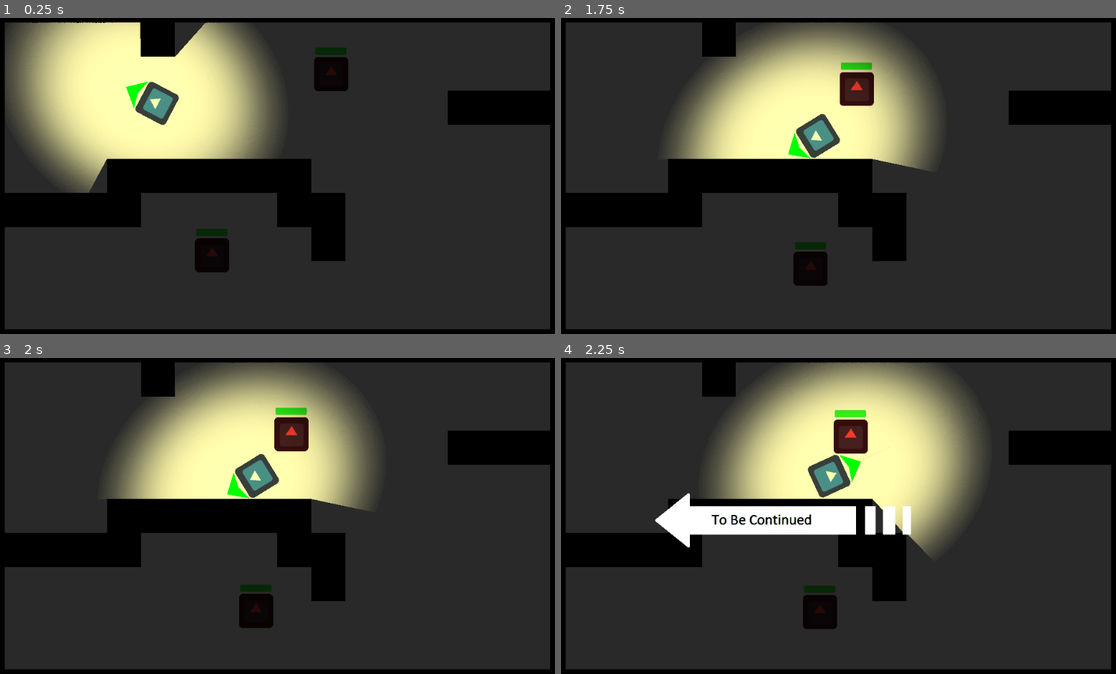
Above: before the commit, frames 1-4 (two rows, left to right).
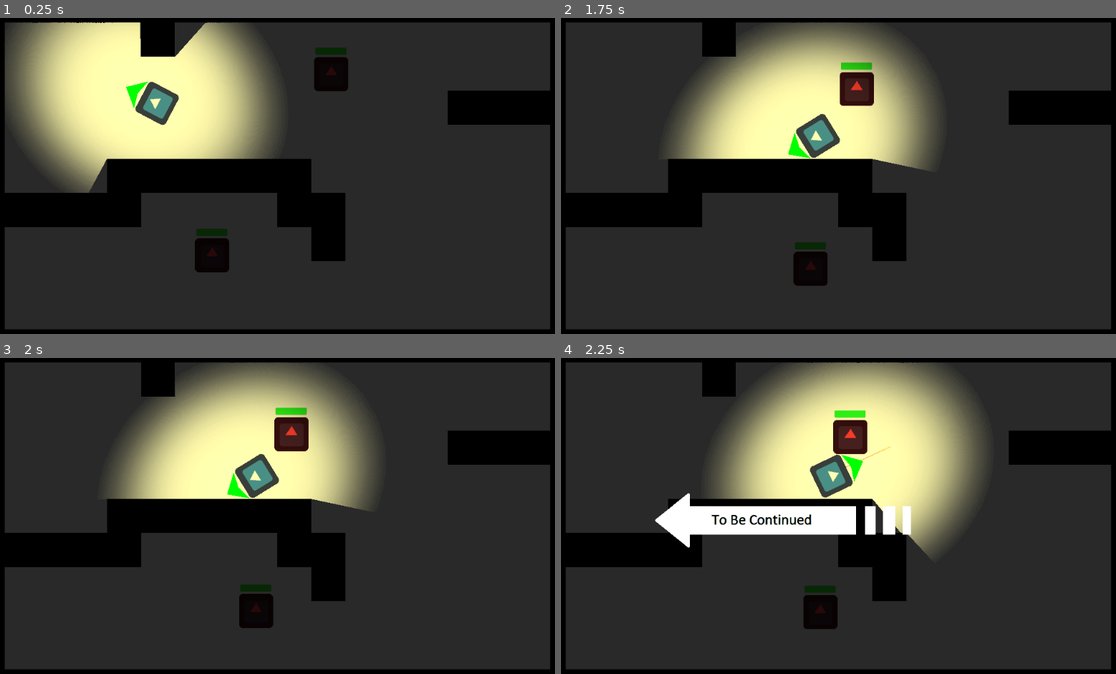
Above: after the commit, the same moments.

Repository: game-prototypes/top-down-godot
Game: Godot game, scene res://scenes/Main.tscn
Same seed, same stepped clock (60 frames per second), same inputs: the game is played once before the commit and once after it. The engine's default icon, where the game draws it, is replaced by a stand-in: a white triangle on a blue panel in a dark square.
Inputs (mouse positions are in pixels of both pictures, inside the frame that each line leads up to):
- Up to frame 1 (0.25 s): no input
- Up to frame 2 (1.75 s): move the mouse to (960, 163) at 0.52 s; hold Right (move_right) 0.53-1.28 s; click (960, 163) at 0.6 s; move the mouse to (716, 198) at 1.27 s; hold S (move_down) from 1.28 s (still down); click (716, 198) at 1.35 s
- Up to frame 3 (2 s): keep holding S (move_down)
- Up to frame 4 (2.25 s): move the mouse to (888, 446) at 2.02 s; release S (move_down) at 2.03 s; hold Right (move_right) from 2.03 s (still down); click (888, 446) at 2.1 s

Frames 1-3 are identical in both runs. In frame 4, 0.5% of the frame differs, in the area x 44-66%, y 1-62%.
Error in both runs: Invalid get index '1' (on base: 'PoolVector2Array'). (res://entities/enemy/enemy.gd:39)

Commit message:
Simplifies enemy scene

Diff:
--- a/entities/enemy/enemy.tscn
+++ b/entities/enemy/enemy.tscn
@@ -16,15 +16,12 @@
 corner_radius_bottom_right = 2
 corner_radius_bottom_left = 2
 
-[sub_resource type="StyleBoxFlat" id=3]
+[sub_resource type="StyleBoxFlat" id=2]
 bg_color = Color( 0, 0, 0, 0.447059 )
 draw_center = false
 
-[sub_resource type="RectangleShape2D" id=4]
-extents = Vector2( 32.0877, 32.6568 )
-
-[sub_resource type="RectangleShape2D" id=1]
-extents = Vector2( 32.7227, 32.1698 )
+[sub_resource type="RectangleShape2D" id=3]
+extents = Vector2( 31.8997, 31.7309 )
 
 [node name="Enemy" type="KinematicBody2D" groups=[
 "enemy",
@@ -56,15 +53,4 @@
 }
 
 [node name="CollisionShape2D" type="CollisionShape2D" parent="."]
-shape = SubResource( 4 )
-__meta__ = {
-"_editor_description_": "Collision shape to be used for wall collision"
-}
-
-[node name="Area2D" type="Area2D" parent="."]
-__meta__ = {
-"_editor_description_": "Area will detect our bullets (raycast)"
-}
-
-[node name="CollisionShape2D" type="CollisionShape2D" parent="Area2D"]
-shape = SubResource( 1 )
+shape = SubResource( 3 )
--- a/entities/player/player.gd
+++ b/entities/player/player.gd
@@ -71,7 +71,7 @@
 	var collision_point=target # If we don't hit anything, the bullet will end on our mouse position
 	if gun_raycast.is_colliding(): # We hit something? (Collider between the player and mouse)
 		collision_point=gun_raycast.get_collision_point() # Updates the bullet position if we hit something
-		var collision_node=gun_raycast.get_collider().get_parent() as Node # The thing we hit
+		var collision_node=gun_raycast.get_collider() # The thing we hit
 
 		if collision_node.is_in_group("enemy"): # We use groups to identify enemies
 			collision_node.on_damage(damage) # damage the enemy (enemy.gd)
--- a/project.godot
+++ b/project.godot
@@ -28,6 +28,11 @@
 
 GlobalNavigation="*res://autoload/global_navigation.gd"
 Music="*res://autoload/music.tscn"
+
+[debug]
+
+gdscript/warnings/unused_argument=false
+gdscript/warnings/return_value_discarded=false
 
 [input]
 
Not shown: 2 places in entities/enemy/enemy.tscn that only renumber resources
